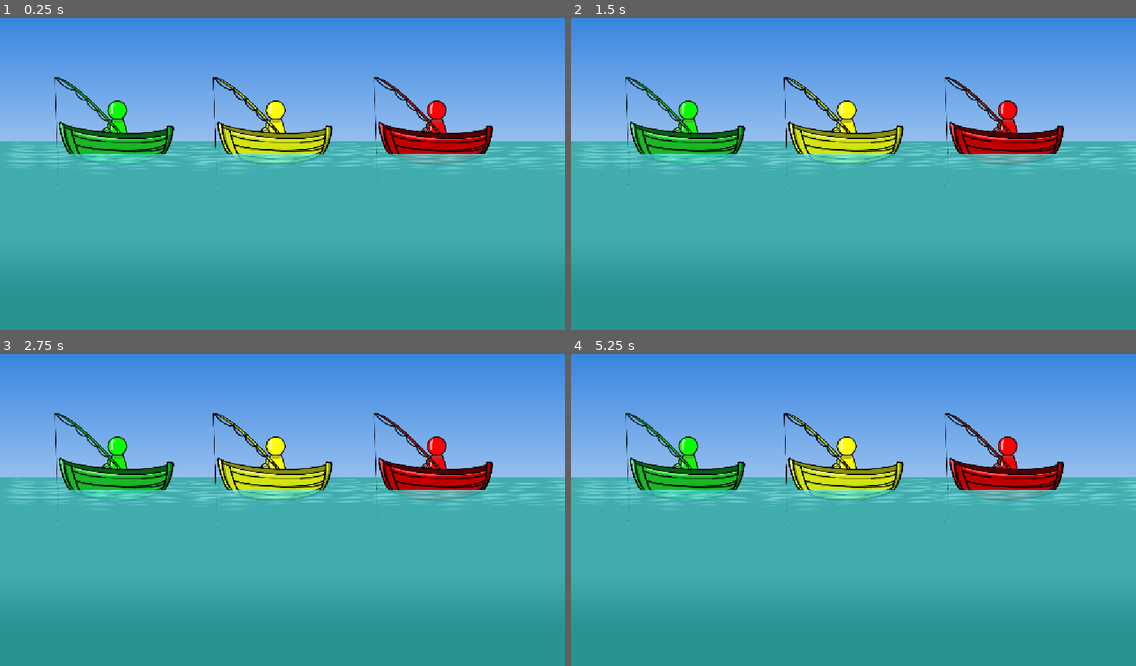
Above: before the commit, frames 1-4 (two rows, left to right).
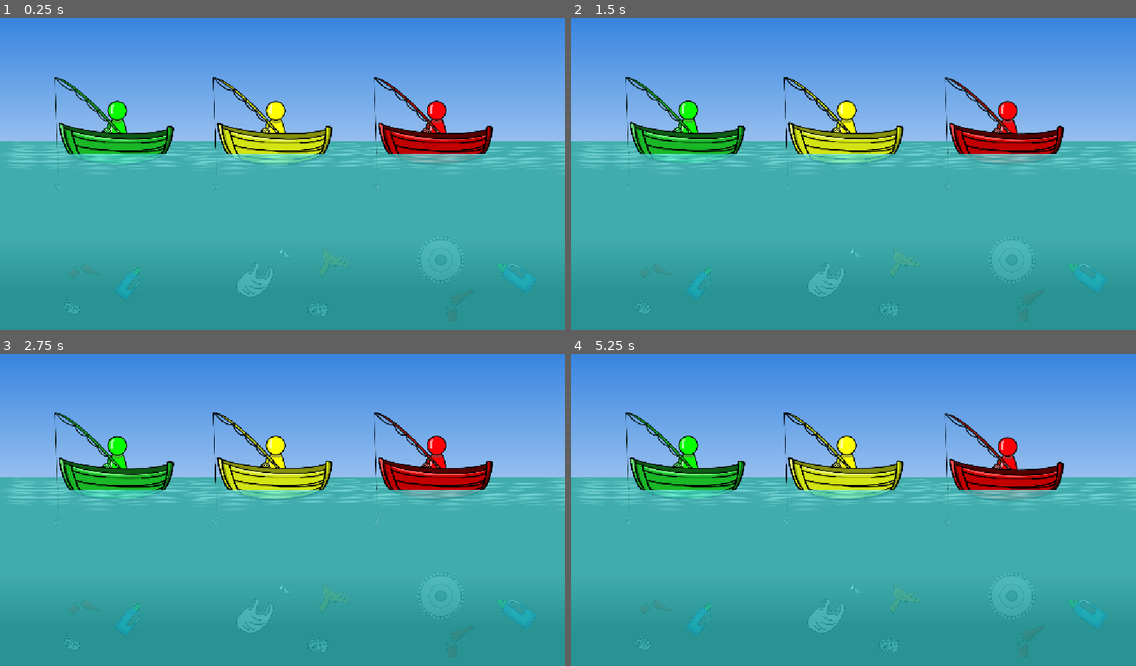
Above: after the commit, the same moments.

Repository: LitheFulminare/avancar-para-reciclar-XP5
Game: Godot game, scene res://Prototyping/Boat minigame.tscn
The game is run twice, just before and just after one commit, with the same random seed, the same clock (stepped at 60 frames per second) and the same inputs. This scene is started directly instead of the project's main scene.
Inputs (mouse positions are in pixels of both pictures, inside the frame that each line leads up to):
- Up to frame 1 (0.25 s): no input
- Up to frame 2 (1.5 s): move the mouse to (977, 155) at 0.52 s; hold Mouse wheel up (Camera zoom in) 0.53-1.28 s; move the mouse to (740, 186) at 1.27 s; tap Mouse wheel down (Camera zoom out) at 1.35 s
- Up to frame 3 (2.75 s): move the mouse to (339, 438) at 2.02 s; hold Space (Confirm) from 2.03 s (still down)
- Up to frame 4 (5.25 s): move the mouse to (825, 572) at 2.77 s; release Space (Confirm) at 2.78 s; tap S (Move camera down) at 2.85 s; move the mouse to (1023, 553) at 3.52 s; hold A (Move camera left) 3.53-4.28 s; move the mouse to (684, 460) at 4.27 s; tap D (Move camera right) at 4.35 s; move the mouse to (881, 506) at 5.02 s; hold W (Move camera up) from 5.03 s (still down)

The runs differ from the first frame. In frame 1, 2.7% of the frame differs, in the area x 9-95%, y 18-90%; in frame 2, 1.8%; in frame 3, 3.4%; in frame 4, 3.6%.

Commit message:
boat does sine wave movement

Diff:
--- a/avancar para reciclar/Prototyping/Boat minigame.tscn
+++ b/avancar para reciclar/Prototyping/Boat minigame.tscn
@@ -1,6 +1,7 @@
-[gd_scene load_steps=13 format=3 uid="uid://dvylhbkrryn2p"]
+[gd_scene load_steps=22 format=3 uid="uid://dvylhbkrryn2p"]
 
 [ext_resource type="Texture2D" uid="uid://ch3nf61ed5eae" path="res://Prototyping/céu.png" id="1_8x0kp"]
+[ext_resource type="Script" uid="uid://cq3h6rlsu8kjr" path="res://Scripts/Managers/time_tracker.gd" id="1_asdbi"]
 [ext_resource type="Texture2D" uid="uid://b3piecwswwead" path="res://Assets/Sprites/Minigames/Boat/Green boat.png" id="1_m5ba4"]
 [ext_resource type="Texture2D" uid="uid://de0ire3jwru3w" path="res://Assets/Sprites/Players/Green pawn.png" id="2_47uti"]
 [ext_resource type="Texture2D" uid="uid://cnhvg6344fysk" path="res://Prototyping/oceano2.png" id="2_mpqio"]
@@ -8,14 +9,27 @@
 [ext_resource type="Texture2D" uid="uid://dlk78ddhui816" path="res://Prototyping/oceano1.png" id="3_d5u5j"]
 [ext_resource type="Texture2D" uid="uid://dnyqioq3rpbhy" path="res://Assets/Sprites/Minigames/Boat/Green rod.png" id="3_imucs"]
 [ext_resource type="Texture2D" uid="uid://b13mx14m2qf2l" path="res://Assets/Sprites/Minigames/Boat/Red boat.png" id="3_x851a"]
+[ext_resource type="Script" uid="uid://b3ue81nmu0dpb" path="res://Scripts/Minigames/Boat/boat.gd" id="5_a5sum"]
 [ext_resource type="Texture2D" uid="uid://ce60jpwum60vy" path="res://Assets/Sprites/Players/Yellow pawn.png" id="5_v7u5m"]
 [ext_resource type="Texture2D" uid="uid://wpevfnr4bhi0" path="res://Assets/Sprites/Minigames/Boat/Yellow rod.png" id="6_8x0kp"]
 [ext_resource type="Texture2D" uid="uid://cisy8a2035w84" path="res://Assets/Sprites/Players/Red pawn.png" id="8_mpqio"]
 [ext_resource type="Texture2D" uid="uid://c7ixqt75i304g" path="res://Assets/Sprites/Minigames/Boat/Red rod.png" id="9_d5u5j"]
+[ext_resource type="Texture2D" uid="uid://n4mho3pasp23" path="res://Assets/Sprites/Cards/Trash icons/Glass (broken bottle).png" id="13_4t6ly"]
+[ext_resource type="Texture2D" uid="uid://ckdsj5y6522py" path="res://Assets/Sprites/Cards/Trash icons/Metal (can).png" id="14_a5sum"]
+[ext_resource type="Texture2D" uid="uid://dkd7cs6du8tuu" path="res://Assets/Sprites/Cards/Trash icons/Plastic (bottle).png" id="15_asdbi"]
+[ext_resource type="Texture2D" uid="uid://dyuik7hva84wa" path="res://Assets/Sprites/Cards/Trash icons/Plastic (bag).png" id="16_gkymc"]
+[ext_resource type="Texture2D" uid="uid://dv3rkqrjjbybf" path="res://Assets/Sprites/Cards/Trash icons/Organic (banana).png" id="17_hok0p"]
+[ext_resource type="Texture2D" uid="uid://bfxejdbmpbxn" path="res://Assets/Sprites/Cards/Trash icons/Metal (nail).png" id="18_bxus4"]
+[ext_resource type="Texture2D" uid="uid://dwsquny4bmcy7" path="res://Assets/Sprites/Cards/Trash icons/Metal (cog).png" id="19_vq1go"]
 
 [node name="BoatMinigame" type="Node2D"]
 
-[node name="Scenario" type="Node" parent="."]
+[node name="Time tracker" type="Node" parent="."]
+script = ExtResource("1_asdbi")
+
+[node name="Scenario" type="Node2D" parent="."]
+metadata/_edit_group_ = true
+metadata/_edit_lock_ = true
 
 [node name="Sky" type="Sprite2D" parent="Scenario"]
 z_index = -1
@@ -46,6 +60,7 @@
 position = Vector2(243, 257)
 scale = Vector2(0.5, 0.5)
 texture = ExtResource("1_m5ba4")
+script = ExtResource("5_a5sum")
 
 [node name="Player pawn" type="Sprite2D" parent="Boats/Green boat"]
 show_behind_parent = true
@@ -61,6 +76,7 @@
 position = Vector2(566, 257)
 scale = Vector2(0.5, 0.5)
 texture = ExtResource("2_x851a")
+script = ExtResource("5_a5sum")
 
 [node name="Player pawn" type="Sprite2D" parent="Boats/Yellow boat"]
 show_behind_parent = true
@@ -76,6 +92,7 @@
 position = Vector2(894, 257)
 scale = Vector2(0.5, 0.5)
 texture = ExtResource("3_x851a")
+script = ExtResource("5_a5sum")
 
 [node name="Player pawn" type="Sprite2D" parent="Boats/Red boat"]
 show_behind_parent = true
@@ -86,3 +103,64 @@
 show_behind_parent = true
 position = Vector2(-82, -34)
 texture = ExtResource("9_d5u5j")
+
+[node name="Trash" type="Node" parent="."]
+
+[node name="Trash" type="Sprite2D" parent="Trash"]
+position = Vector2(171, 527)
+scale = Vector2(0.154, 0.154)
+texture = ExtResource("13_4t6ly")
+
+[node name="Trash2" type="Sprite2D" parent="Trash"]
+position = Vector2(146, 601)
+rotation = -0.609176
+scale = Vector2(0.09, 0.09)
+texture = ExtResource("14_a5sum")
+
+[node name="Trash3" type="Sprite2D" parent="Trash"]
+position = Vector2(266, 551)
+rotation = 0.659853
+scale = Vector2(0.2, 0.2)
+texture = ExtResource("15_asdbi")
+
+[node name="Trash5" type="Sprite2D" parent="Trash"]
+position = Vector2(520, 544)
+rotation = 0.659853
+scale = Vector2(0.173803, 0.173803)
+texture = ExtResource("16_gkymc")
+
+[node name="Trash6" type="Sprite2D" parent="Trash"]
+position = Vector2(674, 506)
+rotation = -0.299937
+scale = Vector2(0.173803, 0.173803)
+texture = ExtResource("17_hok0p")
+
+[node name="Trash7" type="Sprite2D" parent="Trash"]
+position = Vector2(580.484, 491.305)
+rotation = -1.22533
+scale = Vector2(0.0736935, 0.0736935)
+texture = ExtResource("18_bxus4")
+
+[node name="Trash8" type="Sprite2D" parent="Trash"]
+position = Vector2(647, 605)
+rotation = -1.22533
+scale = Vector2(0.110231, 0.110231)
+texture = ExtResource("14_a5sum")
+
+[node name="Trash4" type="Sprite2D" parent="Trash"]
+position = Vector2(933, 593)
+rotation = -0.954215
+scale = Vector2(0.2, 0.2)
+texture = ExtResource("13_4t6ly")
+
+[node name="Trash9" type="Sprite2D" parent="Trash"]
+position = Vector2(1051.46, 533.089)
+rotation = -0.954215
+scale = Vector2(0.242783, 0.242783)
+texture = ExtResource("15_asdbi")
+
+[node name="Trash10" type="Sprite2D" parent="Trash"]
+position = Vector2(898, 504)
+rotation = -0.954215
+scale = Vector2(0.242783, 0.242783)
+texture = ExtResource("19_vq1go")
--- /dev/null
+++ b/avancar para reciclar/Scripts/Managers/time_tracker.gd
@@ -0,0 +1,7 @@
+class_name TimeTracker
+extends Node
+
+static var time: float
+
+func _process(delta: float) -> void:
+	time += delta
--- /dev/null
+++ b/avancar para reciclar/Scripts/Minigames/Boat/boat.gd
@@ -0,0 +1,31 @@
+class_name Boat
+extends Sprite2D
+
+# video reference:
+# https://www.youtube.com/watch?v=HFEpqsy0VSc
+
+@onready var starting_pos_y: float = position.y
+
+@export_group("Amplitude")
+@export var min_amplitude: float = 1.5
+@export var max_amplitude: float = 2.5
+
+@export_group("Speed")
+@export var min_speed: float = 1.5
+@export var max_speed: float = 2.5
+
+var amplitude: float = 2
+var speed:float = 2
+
+func _ready() -> void:
+	# randomizes movement amplitude and speed
+	# I wanted this to randomize every cycle, but cheking position.y == starting_pos_y doesn't work
+	randomize()
+	amplitude = randf_range(min_amplitude, max_amplitude)
+	speed = randf_range(min_speed, max_speed)
+
+func _process(delta: float) -> void:
+	position.y = get_sine() + starting_pos_y
+
+func get_sine() -> float:
+	return sin(TimeTracker.time * speed) * amplitude
Binary file changed: avancar para reciclar/Assets/Sprites/Squares/Quiz card.png
Not shown, added: avancar para reciclar/Scripts/Managers/time_tracker.gd.uid
Not shown, added: avancar para reciclar/Scripts/Minigames/Boat/boat.gd.uid
